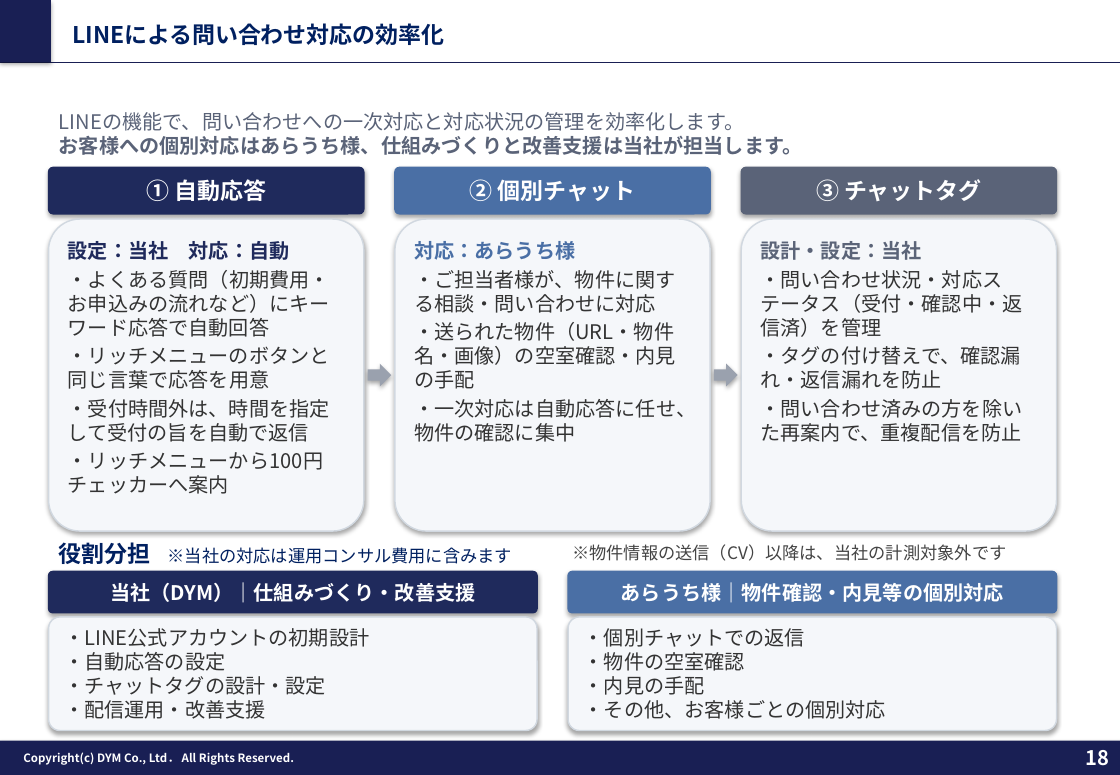
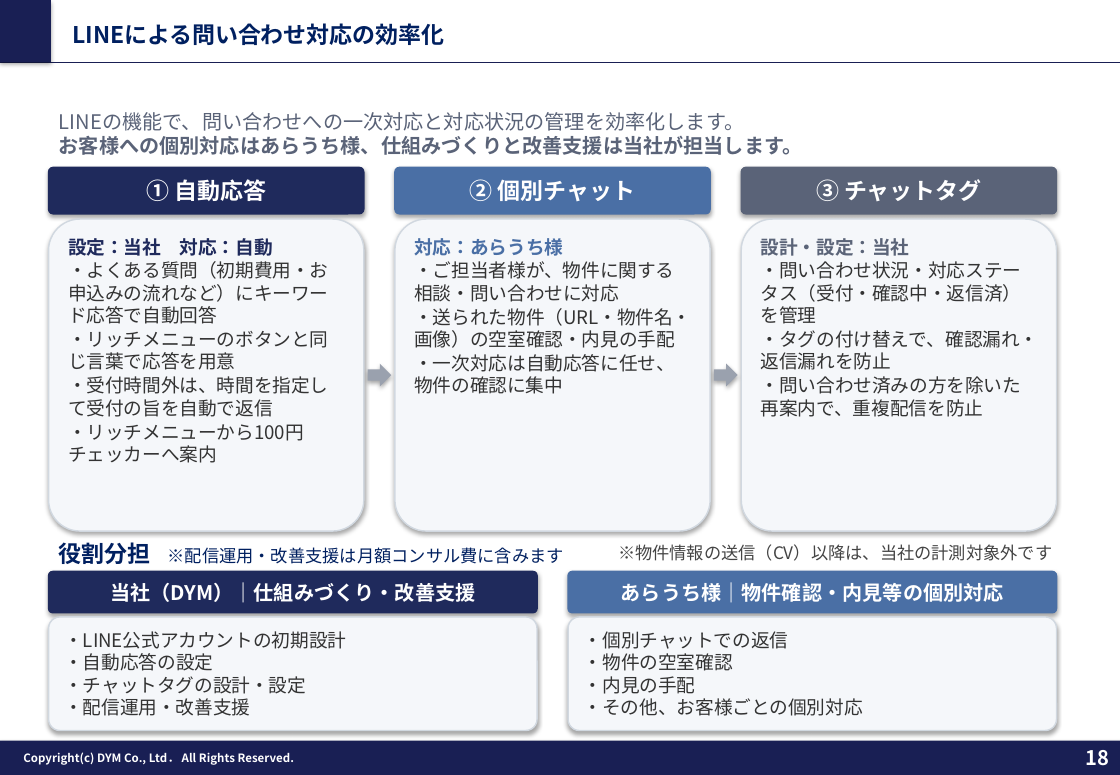
Before and after one commit to tonomura-r-dev/folder, a slide deck: slide 18 of 202610_株式会社あらうち御中_LINE公式アカウント運用のご提案_v8.pptx. Drawn at 1120x775 pixels with LibreOffice and Linux fonts; fonts in the diff are those of the drawing; background and template pictures are left out. Boxes give left, top, right and bottom in pixels: in the first picture for what was removed or moved away, otherwise in the second. Text is boxed around its words. In the diff, an @@ line names an element or a change of style, - is before the commit and + after.

```diff
--- a/202610_株式会社あらうち御中_LINE公式アカウント運用のご提案_v8.pptx
+++ b/202610_株式会社あらうち御中_LINE公式アカウント運用のご提案_v8.pptx
@@ size 14 to 13 pt; less space between paragraphs in 3 elements at (49,219,364,532), (395,219,710,532), (741,219,1057,532) @@
@@ text "※物件情報の送信（CV）以降は、当社の計測対象外です" at (618,544,1052,561): alignment left to right @@
@@ text at (59,542,564,564): text changed @@
-役割分担 ※当社の対応は運用コンサル費用に含みます
+役割分担 ※配信運用・改善支援は月額コンサル費に含みます
@@ rounded rectangle "・LINE公式アカウントの初期設計" at (49,617,537,731): size 14 to 13 pt @@
@@ rounded rectangle "・個別チャットでの返信" at (568,617,1056,731): size 14 to 13 pt @@
```
Also in this commit, not shown: 8 other slides changed, 6 other files.
